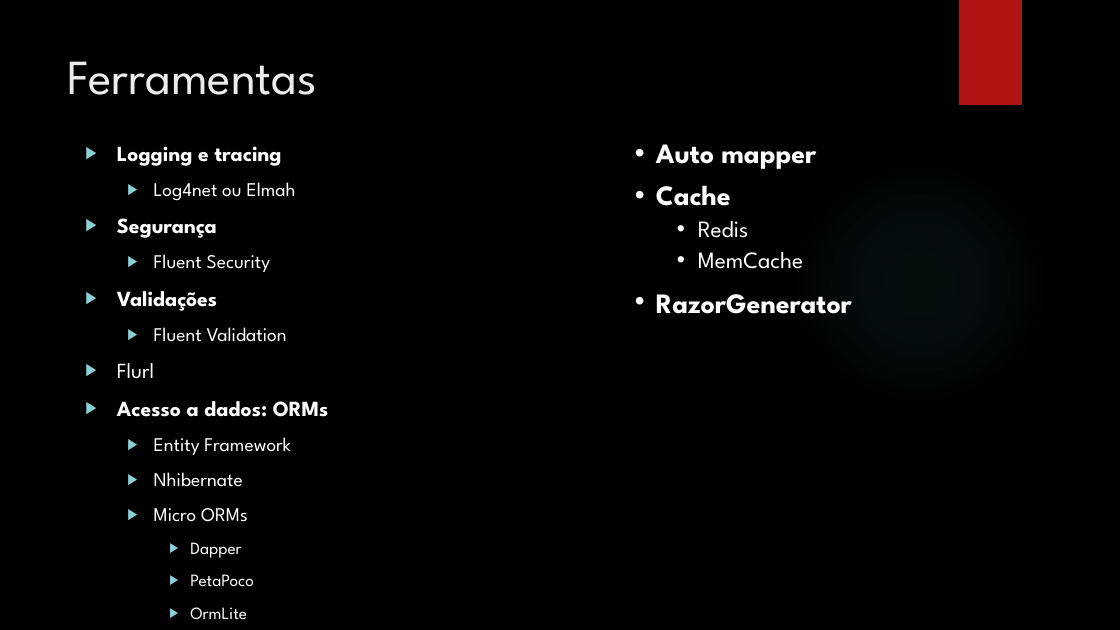
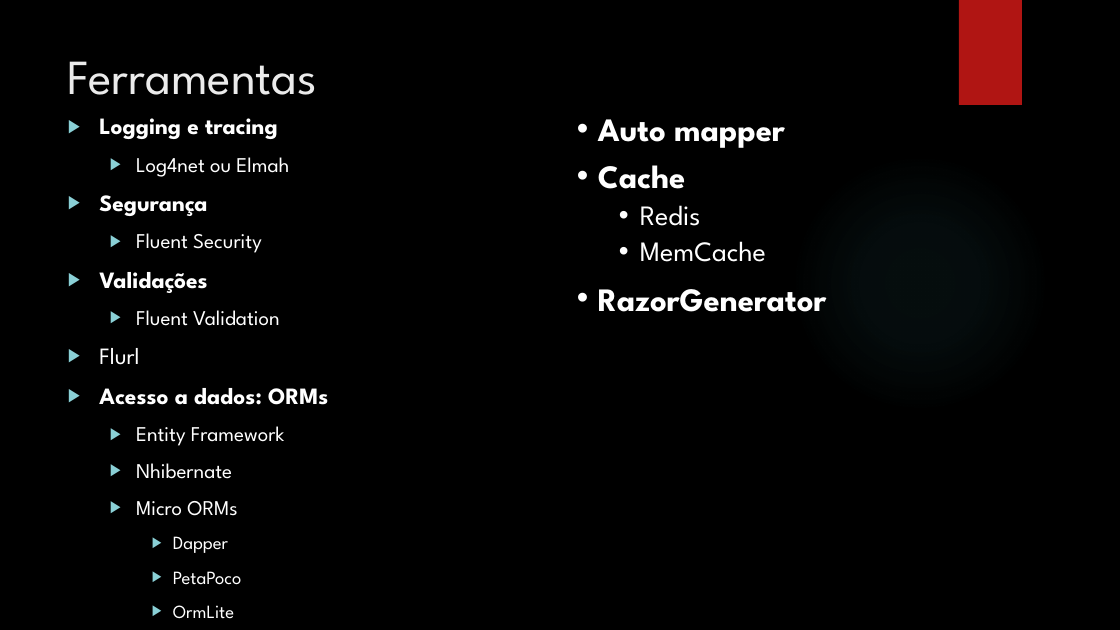
Before and after one commit to leolana/AspnetMvcLab, a slide deck: slide 41 of Presentation/AspNetMvc.pptx (slide 38 before the commit). Drawn at 1120x630 pixels with LibreOffice and Linux fonts; fonts in the diff are those of the drawing; background and template pictures are left out. Boxes give left, top, right and bottom in pixels: in the first picture for what was removed or moved away, otherwise in the second. Text is boxed around its words. In the diff, an @@ line names an element or a change of style, - is before the commit and + after.

```diff
--- a/Presentation/AspNetMvc.pptx
+++ b/Presentation/AspNetMvc.pptx
@@ text "Logging e tracing": place and size @@
-text "Logging e tracing" at (117,146,329,587)
+text "Logging e tracing" at (99,118,328,619)
@@ text "Logging e tracing" at (99,118,328,619): size 18.5 to 20 pt in "Logging e tracing", "Segurança", "Validações", "Flurl" and 1 more places; size 16.6 to 18 pt in "Log4net ou Elmah", "Fluent Security", "Fluent Validation", "Entity Framework" and 2 more places; size 14.8 to 16 pt in "Dapper", "PetaPoco", "OrmLite" @@
@@ text "Auto mapper": place and size @@
-text "Auto mapper" at (656,144,852,314)
+text "Auto mapper" at (598,119,827,312)
@@ text "Auto mapper" at (598,119,827,312): size 24 to 28 pt in "Auto mapper", "Cache", "RazorGenerator"; size 20 to 24 pt in "Redis", "MemCache" @@
```
Also in this commit, not shown: 16 other slides changed, 4 slides added, 1 slide removed.
